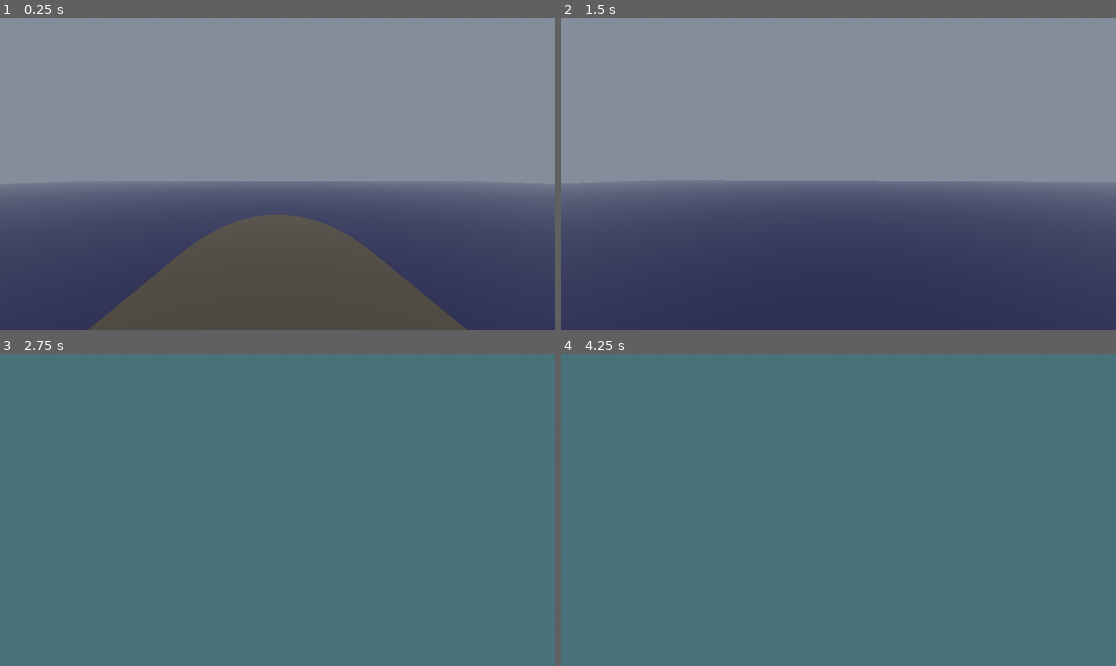
Above: before the commit, frames 1-4 (two rows, left to right).
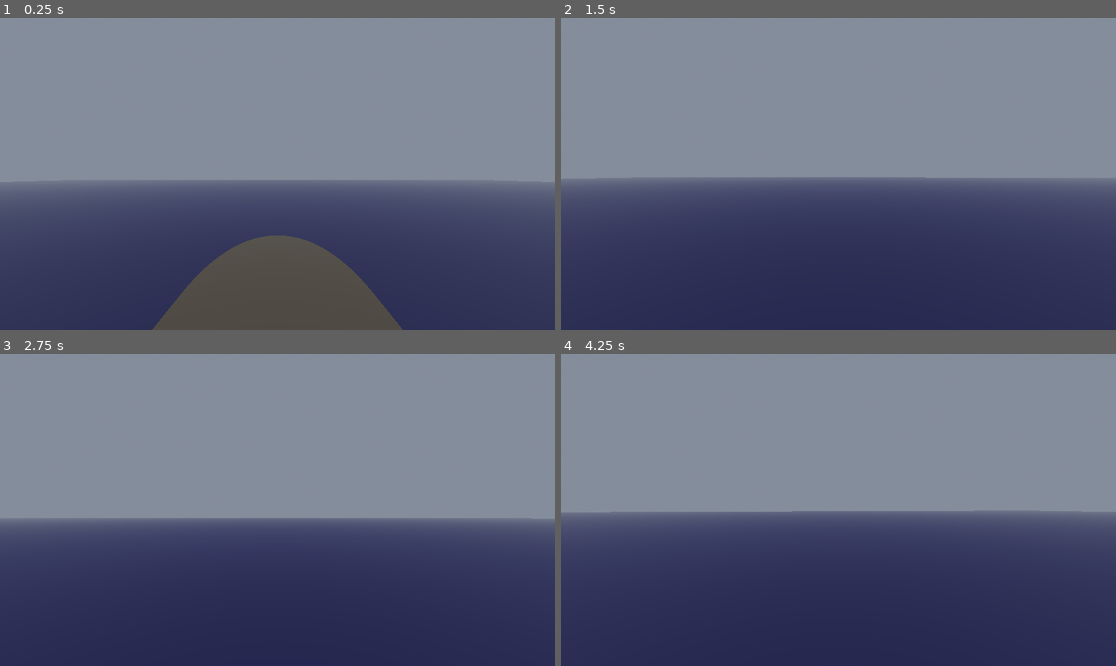
Above: after the commit, the same moments.

Repository: isaiah-santala/bongo-frog
Game: Godot game, scene res://src/scenes/gameplay-tests/ship-keeper.tscn
Same seed, same stepped clock (60 frames per second), same inputs: the game is played once before the commit and once after it. This scene is started directly instead of the project's main scene.
Inputs (mouse positions are in pixels of both pictures, inside the frame that each line leads up to):
- Up to frame 1 (0.25 s): no input
- Up to frame 2 (1.5 s): move the mouse to (866, 174) at 0.52 s; hold Ctrl (crouch) 0.53-1.28 s; hold W (move-forward) from 0.53 s (still down); tap Space (jump) at 0.77, 1.07 s; tap Shift (sprint) at 0.8, 1.35 s; move the mouse to (810, 174) at 1.27 s
- Up to frame 3 (2.75 s): keep holding W (move-forward); tap Space (jump) at 1.52, 1.55, 1.82 s; tap Enter at 2 s; move the mouse to (288, 503) at 2.02 s; hold Space (jump) from 2.03 s (still down); tap Ctrl (crouch) at 2.3 s
- Up to frame 4 (4.25 s): keep holding W (move-forward); move the mouse to (832, 516) at 2.77 s; release Space (jump) at 2.78 s; tap Ctrl (crouch) at 2.85 s; tap Space (jump) at 3.02, 3.32, 3.77, 3.8, 4.07 s; tap Shift (sprint) at 3.05 s; tap Enter at 3.5 s; move the mouse to (877, 513) at 3.52 s; hold Shift (sprint) from 3.53 s (still down)

The runs differ from the first frame. In frame 1, 6.7% of the frame differs, in the area x 0-100%, y 51-100%; in frame 2, 1.0%; in frame 3, 99%, in the area x 0-100%, y 0-100%; in frame 4, 99%.

Commit message:
asdf

Diff:
--- a/godot/src/scenes/gameplay-tests/ship-keeper-player-controller.gd
+++ b/godot/src/scenes/gameplay-tests/ship-keeper-player-controller.gd
@@ -27,11 +27,6 @@
 @export var mouse_sensitivity: float = 0.002
 @export var max_look_angle: float = 90.0
 
-# Camera bob settings (reduced for arcade feel)
-@export var bob_frequency: float = 1.5
-@export var bob_amplitude: float = 0.04
-@export var bob_enabled: bool = true
-
 # Get the gravity from the project settings
 var gravity = ProjectSettings.get_setting("physics/3d/default_gravity")
 
@@ -41,12 +36,10 @@
 var is_head_underwater: bool = false
 var is_on_surface: bool = false
 var coyote_timer: float = 0.0
-var bob_time: float = 0.0
 
 # Camera references
 @export var camera_pivot: Node3D
 @export var camera: Camera3D
-var camera_original_position: Vector3
 
 # Water detection
 var feet_water_bodies: Array[Area3D] = []
@@ -64,10 +57,6 @@
     # Capture mouse
     Input.mouse_mode = Input.MOUSE_MODE_CAPTURED
 
-    # Store original camera position for head bob
-    if camera:
-        camera_original_position = camera.position
-
     feet_collider.area_entered.connect(_on_feet_entered_area)
     feet_collider.area_exited.connect(_on_feet_exited_area)
     head_collider.area_entered.connect(_on_head_entered_area)
@@ -91,7 +80,7 @@
     handle_jumping()
     handle_swimming(delta)
     apply_movement(delta)
-    update_camera_effects(delta)
+    update_camera_effects()
 
 func handle_mouse_look(relative_motion: Vector2):
     # Rotate the body horizontally
@@ -217,7 +206,7 @@
     if not is_on_surface:
         velocity.y += buoyancy_force * delta * 1.5
 
-    # Check for swimming up/down inputs (works in both modes)
+    # Check for swimming up/down inputs - treat jump and swim-up identically, crouch and swim-down identically
     var swim_up_pressed = Input.is_action_pressed("jump") or Input.is_action_pressed("swim-up")
     var swim_down_pressed = Input.is_action_pressed("crouch") or Input.is_action_pressed("swim-down")
 
@@ -238,10 +227,10 @@
         # With camera-relative swimming, vertical controls still work
         if swim_down_pressed:
             velocity.y -= swim_speed * delta * 2.0 # Force downward
-        elif swim_up_pressed and not Input.is_action_pressed("jump"):
-            # Only apply swim-up if it's not the jump key (to avoid double application)
+        elif swim_up_pressed:
+            # Treat jump and swim-up identically - no special case for jump anymore
             velocity.y += swim_speed * delta * 1.5 # Force upward
-        elif not swim_up_pressed:
+        else:
             # Gentle buoyancy when not actively moving up
             if not is_on_surface:
                 velocity.y = move_toward(velocity.y, buoyancy_force * 0.1, water_drag * delta)
@@ -268,27 +257,8 @@
     # Move the character
     move_and_slide()
 
-func update_camera_effects(delta):
+func update_camera_effects():
     underwater_effect.visible = is_head_underwater
-
-    if not camera or not bob_enabled:
-        return
-
-    # Head bob when walking/running on ground
-    var horizontal_velocity = Vector2(velocity.x, velocity.z).length()
-
-    if is_on_floor() and horizontal_velocity > 0.1 and not is_swimming:
-        bob_time += delta * bob_frequency * (2.0 if is_sprinting else 1.0)
-        var bob_offset = Vector3(
-            cos(bob_time * 0.5) * bob_amplitude * 0.5,
-            sin(bob_time) * bob_amplitude,
-            0
-        )
-        camera.position = camera_original_position + bob_offset
-    else:
-        # Return to original position
-        bob_time = 0.0
-        camera.position = camera.position.lerp(camera_original_position, delta * 5.0)
 
 # Water detection functions
 func _on_feet_entered_area(area: Area3D):
--- a/godot/src/scenes/gameplay-tests/ship-keeper.tscn
+++ b/godot/src/scenes/gameplay-tests/ship-keeper.tscn
@@ -57,6 +57,7 @@
 environment = SubResource("Environment_tap73")
 
 [node name="Ship" type="Node3D" parent="."]
+transform = Transform3D(1, 0, 0, 0, 1, 0, 0, 0, 1, 0, -1.59413, 0)
 
 [node name="Hull" type="MeshInstance3D" parent="Ship"]
 transform = Transform3D(4, 0, 0, 0, 4, 0, 0, 0, 8, 0, 0, 0)
